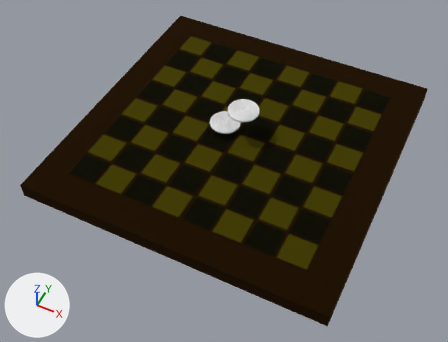
Two versions of the FBX model Assets/Models/Files/Figure.fbx, one commit apart.
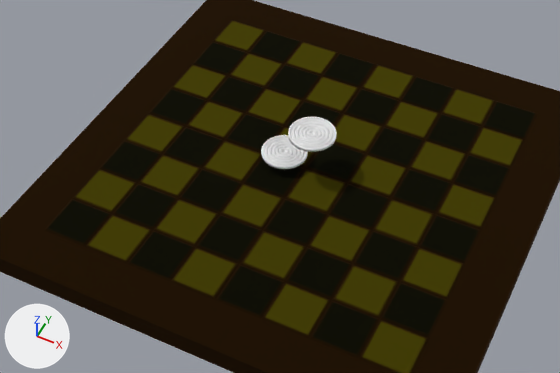
Old and new are each drawn whole from a 50 mm camera at (12.2, -26.5, 29.4) aimed at (0.1, -2.4, -0.8) and again close up on the part from 8% to 91% of the width and 7% to 78% of the height. The axes (+X, +Y, +Z) are drawn at lower left. The lights are the same throughout.

Names of what the first close-up shows: 'Board', 'FigureBlack', 'FigureWhite'.
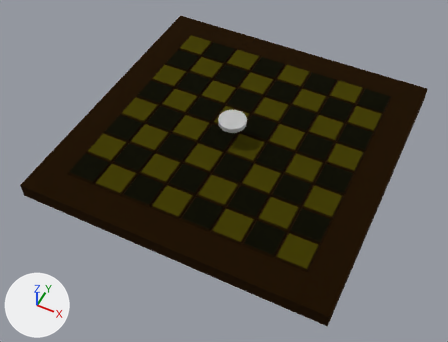
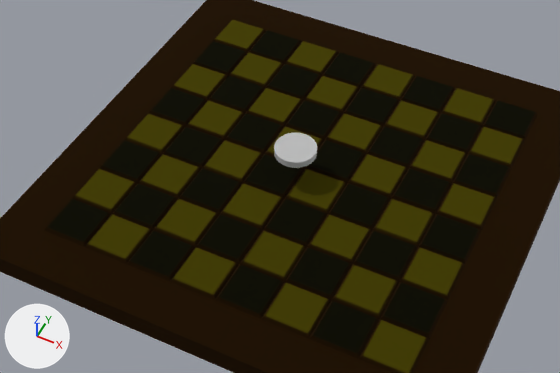
The change, as a list of edits to the scene's bpy script:
```text
Add mat_yellow:
    mat_yellow = principled_material('Yellow')
    mat_yellow.base_color = (0.777, 0.8, 0.0454)  # yellow #e4e73c
Add me_cylinder_001_1:
    me_cylinder_001_1.from_pydata(...)  # 130 vertices, 192 faces; spans x -0.9..0.9, y -0.9..0.9, z -0.2..0.1
    me_cylinder_001_1.materials.append(mat_white)  # grey #bcbcbc
Add me_cylinder_002:
    me_cylinder_002.from_pydata(...)  # 4190 vertices, 4126 faces; spans x -0.9..0.9, y -0.9..0.9, z -0.21..0.07
    # faces by material slot: [200, 3926]
    me_cylinder_002.materials.append(mat_yellow)  # yellow #e4e73c
    me_cylinder_002.materials.append(mat_black)  # black #040404
Remove ob_figureblack:
    ob_figureblack = bpy.data.objects.new('FigureBlack', me_cylinder_003)
    ob_figureblack.location = (0.0, 0.0, 0.0)
Remove ob_figurewhite:
    ob_figurewhite = bpy.data.objects.new('FigureWhite', me_cylinder_001)
    ob_figurewhite.location = (0.0, 0.0, 0.0)
Add ob_mesh:
    ob_mesh = bpy.data.objects.new('Mesh', me_cylinder_001_1)
    ob_mesh.location = (-0.13, -0.71, 2.21)
Add ob_blackfigure:
    ob_blackfigure = bpy.data.objects.new('BlackFigure', me_cylinder_002)
    ob_blackfigure.location = (-0.13, -0.71, 2.21)
```

Pixel boxes (x1, y1, x2, y2) of what changed, in the close-ups (560 x 373 px):
'FigureWhite', deleted
    before: (288, 117, 337, 152)
'Mesh', added
    after: (274, 133, 317, 168)
'FigureBlack', deleted
    before: (261, 135, 308, 169)
